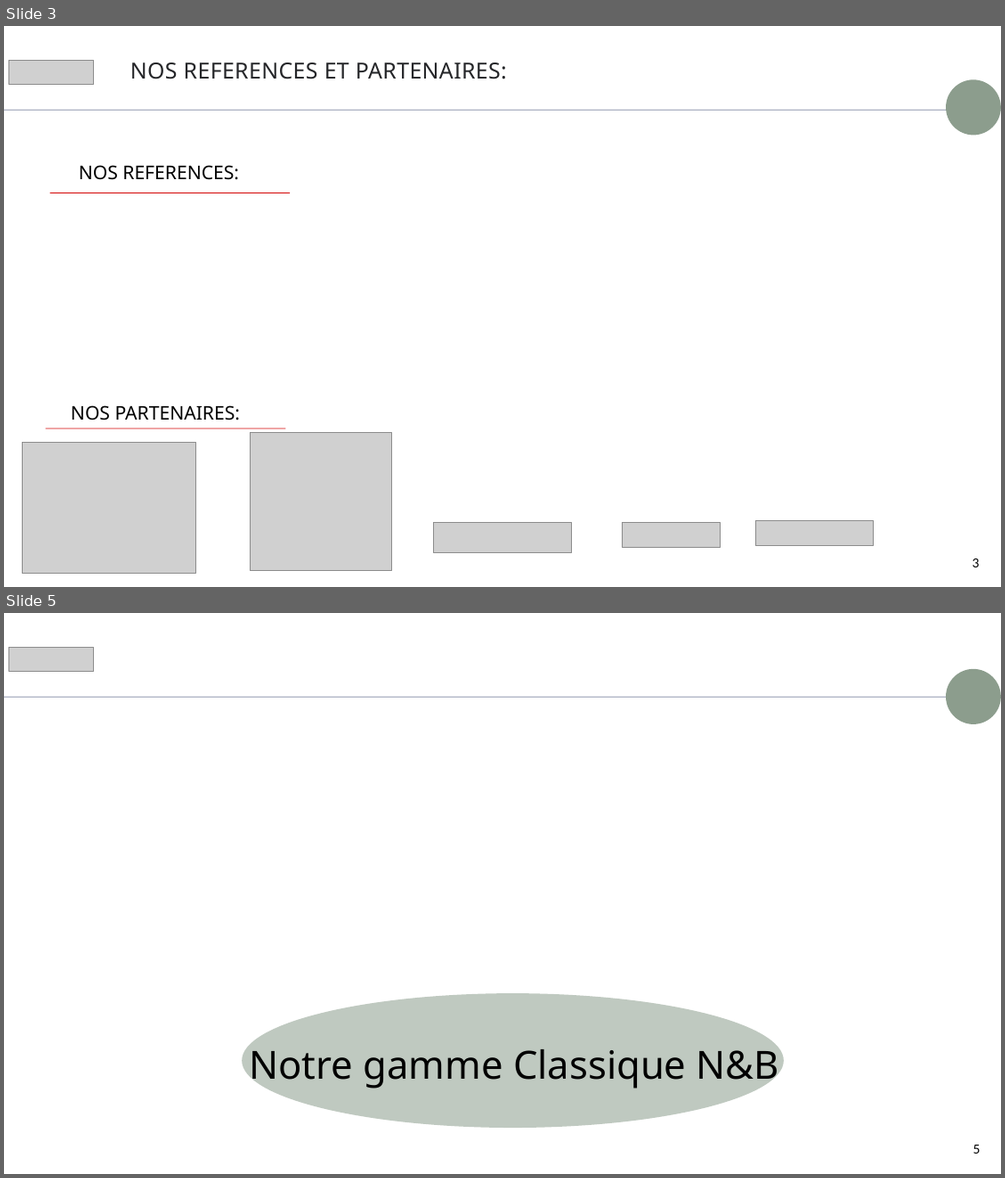
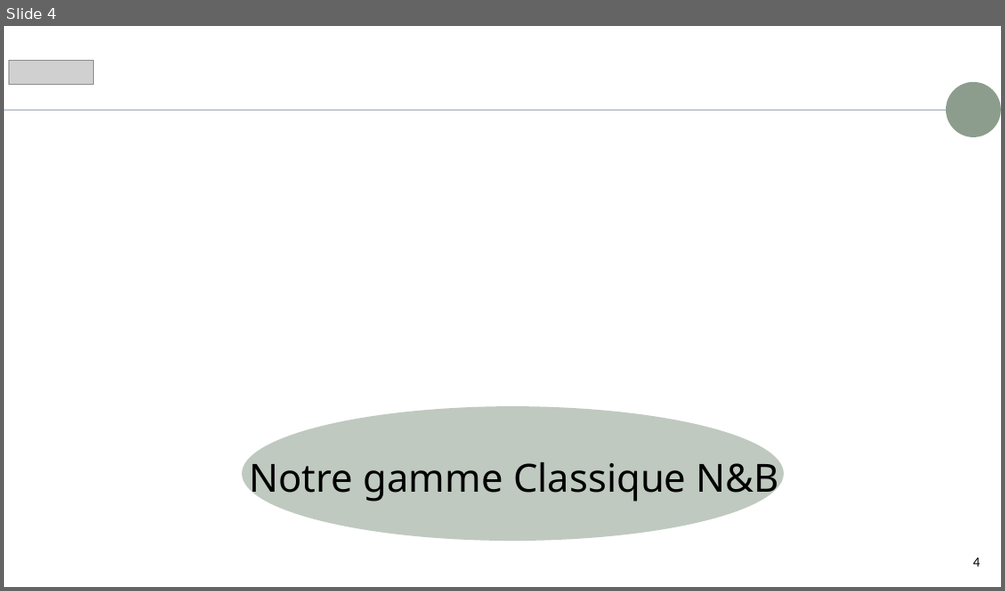
Before and after one commit to Mikael2655/levad-simulateur, a slide deck: assets/template.pptx. Shown one above the other, each under a label of ours: slides 3 and 5 before the commit, slide 4 after it; the slides between them are not shown. The pictures are 1005x1178 and 1005x591 pixels, drawn with LibreOffice and Linux fonts; fonts in the diff are those of the drawing; grey boxes stand for pictures; background and template pictures are left out. Boxes give left, top, right and bottom in pixels: in the first picture for what was removed or moved away, otherwise in the second. Text is boxed around its words. In the diff, an @@ line names an element or a change of style, - is before the commit and + after.

```diff
--- a/assets/template.pptx
+++ b/assets/template.pptx
@@ slide 3 removed at [4,26,1001,587], background #FFFFFF @@
@@ picture removed at [9,61,94,84] @@
@@ text removed at [130,62,507,79] @@
-NOS REFERENCES ET PARTENAIRES:
@@ freeform shape removed at [946,79,1000,135] @@
@@ rectangle removed at [4,110,1001,111] @@
@@ text removed at [79,165,239,180] @@
-NOS REFERENCES:
@@ rectangle removed at [49,192,290,193] @@
@@ text removed at [71,405,241,420] @@
-NOS PARTENAIRES:
@@ picture removed at [23,443,195,572] @@
@@ rectangle removed at [46,428,286,428] @@
@@ picture removed at [250,432,391,570] @@
@@ picture removed at [434,522,571,553] @@
@@ picture removed at [622,522,720,547] @@
@@ picture removed at [755,521,874,546] @@
@@ page number removed at [972,558,979,567] @@
-3
@@ what was slide 5 is now slide 4 @@
@@ page number at [973,557,980,566]: text changed @@
-5
+4
```
Also in this commit, not shown: 11 slides changed, 7 other files.
